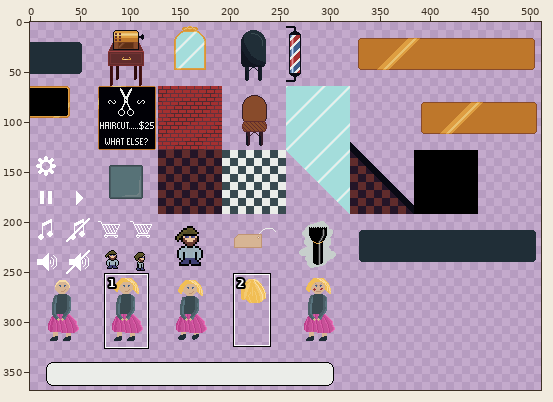
Sprite sheet, stored at assets/ld51.png. The first picture is a wide view before the edit; the outline marks the close-up.
Close-up. Before:
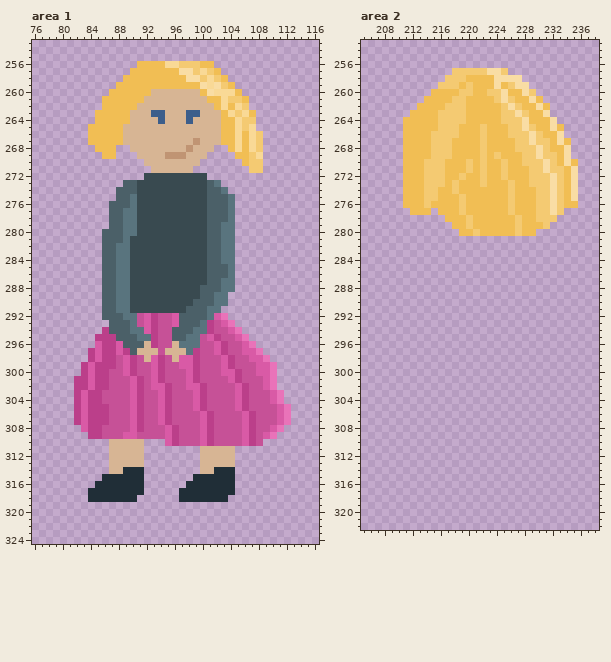
The file is 512x512 pixels. Colours within 5 levels of each other are drawn and written as one. Shown: area 1: x 76..116, y 253..324; area 2: x 205..238, y 253..322. The wide view leaves out empty margins. The commit also changed other parts of the picture, which this record leaves out.
Now the later version:
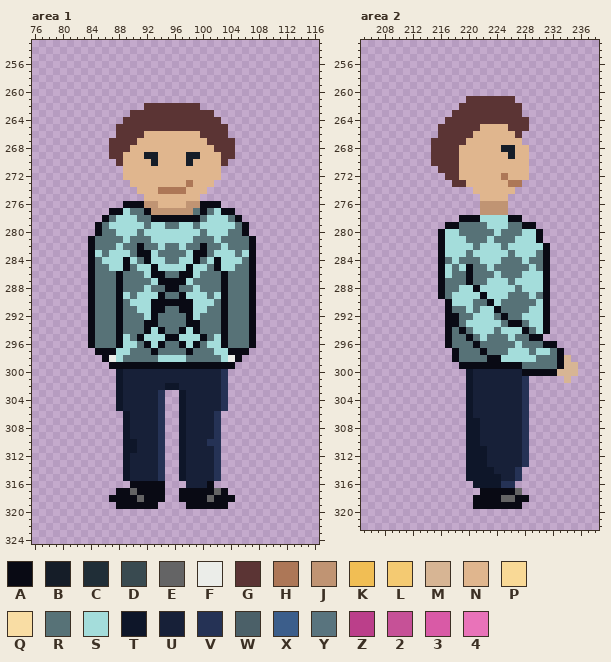
Palette (. is transparent): A #090a14  B #151d28  C #202e37  D #394a50  E #646465  F #ebede9  G #5b3434  H #ad7757  J #c09473  K #f1be54  L #f4ca72  M #d7b594  N #e0b68e  P #f9d996  Q #f9dda4  R #577277  S #a4dddb  T #0e1629  U #172038  V #253255  W #4b6068  X #3c5e8b  Y #59747e  Z #bb3f8a  2 #c65197  3 #d95aa6  4 #e973b9
The exact change:
Changed rows in their new state; - is an unchanged pixel.
Area 1:
first column x 82:
256 ---------...........-----------
257 --------.............----------
258 -------...............---------
259 ------.................--------
260 -----...................-------
261 ----.....................------
262 ----......GGGGGGGG.......------
263 ---.....GGGGGGGGGGGG......-----
264 ---....GGGGGGGGGGGGGG.....-----
265 --....GGGGGGGGGGGGGGGG....-----
266 --....GGGGNNNNNNNNGGGG.....----
267 --...GGGGNNNNNNNNNNGGGG....----
268 ---..GGGNNNNNNNNNNNNGGG....----
269 ----.GGNNNBBNNNNBBNNNGG....----
270 ------GNNNNBNNNNBNNNNG--...----
271 -------NNNNNNNNNNNNNN----..----
272 -------NNNNNNNNNNNNNN----------
273 -------.NNNNNNNNHNNN.----------
274 ------...NNNHHHHNNN...---------
275 ------....NNNNNNNN.....--------
276 -----..AAAJJNNNNJJAAA..--------
277 -----AASRRAJJJJJJRARSAA--------
278 ----ARSSSRRAAAAAAARSSSRA-------
279 ---ARSSSSSRSSRRSSRSSSSSRA------
280 ---ARRSSSRSSSSSSSSRSSSRRA------
281 --ARRRRSRRRSSSSSSRRRSRRRRA-----
282 --ARRRSRRARRSRRSRRARRSRRRA-----
283 --ASRSSSRAASRRRRSAARSSSRSA-----
284 --ARSSSASRASSRRSSARSASSSRA-----
285 --ARRSSARSSASSSSASSRASSRRA-----
286 --ARRRARRRSAARRAASRRRARRRA-----
287 --ARRRARRRRSAAAASRRRRARRRA-----
288 --ARRRARRRSRRAARRSRRRARRRA-----
289 --ARRRASRSSSARRASSSRSARRRA-----
290 --ARRRARSSSAAAAAASSSRARRRA-----
291 --ARRRARRSSAARRAASSRRARRRA-----
292 --ARRRARRRSARRRRASRRRARRRA-----
293 --ARRRARRRAARRRRAARRRARRRA-----
294 --ARRRARRRASARRASARRRARRRA-----
295 --ARRRASRASSSAASSSARSARRRA-----
296 --ARRRASSRASARRASARSSARRRA-----
297 --.AAASSRRRARRRRARRRSSAAA..----
298 --..AFSRRRRRSSSSRRRRRSFA....---
299 -....AAAAAAAAAAAAAAAAAA......--
300 -.....TUUUUUUUUUUUUUUV.......--
301 ......TUUUUUUUUUUUUUUV.......--
302 ......TUUUUUUTTUUUUUUV.......--
303 ......TUUUUUV..TUUUUUV........-
304 ......TUUUUUV..TUUUUUV........-
305 ......TUUUUUV..TUUUUUV.........
306 .......TUUUUV..TUUUUV..........
307 .......TUUUUV..TUUUUV..........
308 -......TUUUUV..TUUUUV.........-
309 --.....TUUUUV..TUUUUV........--
310 -----..TTUUUV..TUUUVV......----
311 -----..TTUUUV--TUUUUV..--------
312 -----..TUUUUV--TUUUUV..--------
313 -----..TUUUUV--TUUUUV..--------
314 -----..TUUUUV--TUUUUV..--------
315 ----...TUUUUV--TUUUUV..--------
316 ---.....AAAAA---UUUA...--------
317 --....AAEAAAA--AAAAAEA.--------
318 --...AAAAEAAA--AAAAEAAA--------
319 ------AAAAAA----AAAAAA---------
Area 2:
first column x 211:
257 -------........----------
258 ------...........--------
259 -----.............-------
260 ----...............------
261 ---......GGGGGGG....-----
262 --......GGGGGGGGG....----
263 -......GGGGGGGGGG....----
264 ......GGGGGGGGGGGG....---
265 .....GGGGGGNNNNGGG.....--
266 .....GGGGGNNNNNNG......--
267 ....GGGGGNNNNNNNN.......-
268 ....GGGGNNNNNNBBNN......-
269 ....GGGGNNNNNNNBNN......-
270 ....GGGGNNNNNNNNNN.......
271 .....GGGNNNNNNNNNN.......
272 ......GGNNNNNNHNNN.......
273 .......GGNNNNNNHH........
274 ..........NNNNNN.........
275 ...........NNNN..........
276 ...........JJJJ..........
277 -...-......JJJJ........--
278 ------..AAASSSSAA.....---
279 ------AARRRRSSSRRAA..----
280 -----ASSRRRRRSRRRSSA-----
281 -----ASSSRRRSRRRSSSA-----
282 -----ASSSSRSSSRSSSSSA----
283 -----ASSSRSSSSSRSSSRA----
284 -----ARSRRRSSSRRRSRRA----
285 -----ASRSARRSRRRRRSRA----
286 -----ASRRARRRSRRRSSSA----
287 -----ARRRARRSSSRSSSSA----
288 -----ARRSSASSSSSRSSSA----
289 -----ARSSSSASSSRRRSRA----
290 ------ASSSRRASRRRRRSA----
291 ------ARRSRSSARRRRSSA----
292 ------AARRSSSRARRSSSA----
293 ------AARSSSSSRAARSSA----
294 ------ARARSSSRSSSARSA----
295 ------ARRARSRRRSRRAA-----
296 ------ARRRARRRRRSRRRAA---
297 -------ARRRARRRSSSRSSRA--
298 -------ARRRRAASSSSSRRRAM-
299 --------AAAAAAAAARRRRRAMM
300 ---------TUUUUUUUAAAAAMMM
301 ---------TUUUUUUUV-----M-
302 ---------TUUUUUUUV-------
303 ---------TUUUUUUUV-------
304 ---------TUUUUUUUV-------
305 ---------TUUUUUUUV-------
306 ---------TUUUUUUUV-------
307 ---------TTUUUUUUV-------
308 ---------TTUUUUUUV-------
309 ---------TTUUUUUUV-------
310 ---------TTUUUUUUV-------
311 ---------TTTUUUUUV-------
312 ---------TTTUUUUUV-------
313 ---------TTTUUUUUV-------
314 ---------TTTTUUUV--------
315 ---------TTTTTUUV--------
316 ----------TTTTVV---------
317 -----------AAAAAE--------
318 ----------AAAAEEAA-------
319 ----------AAAAAAA--------
